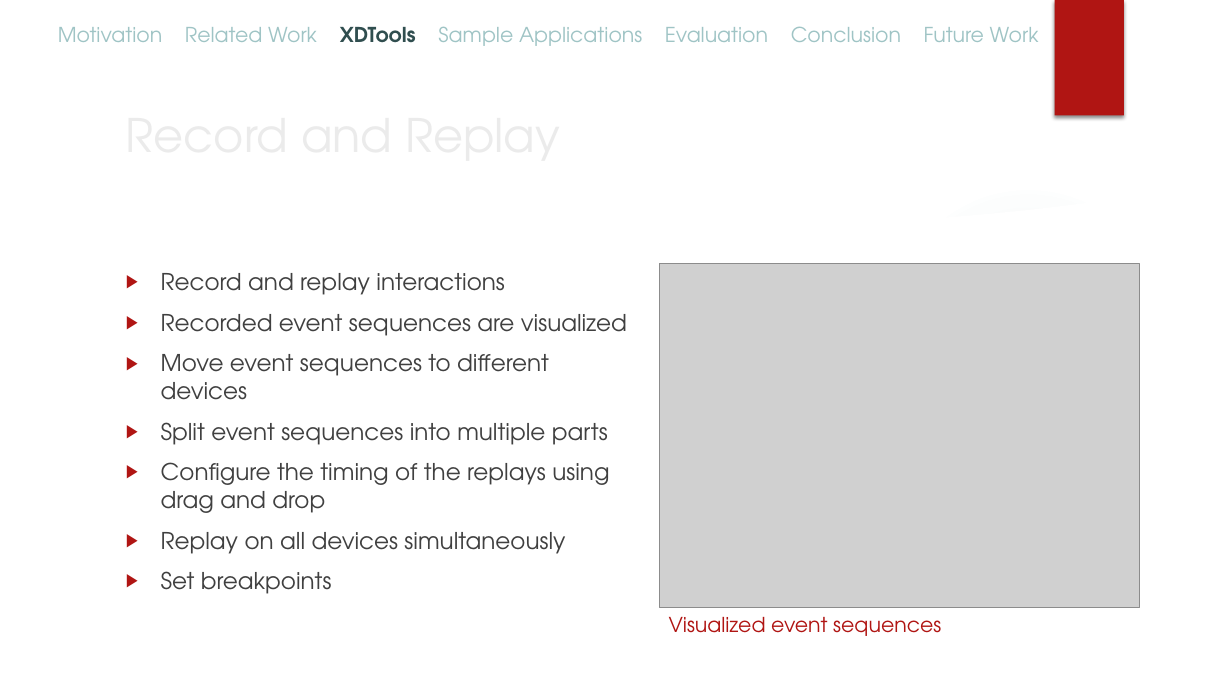
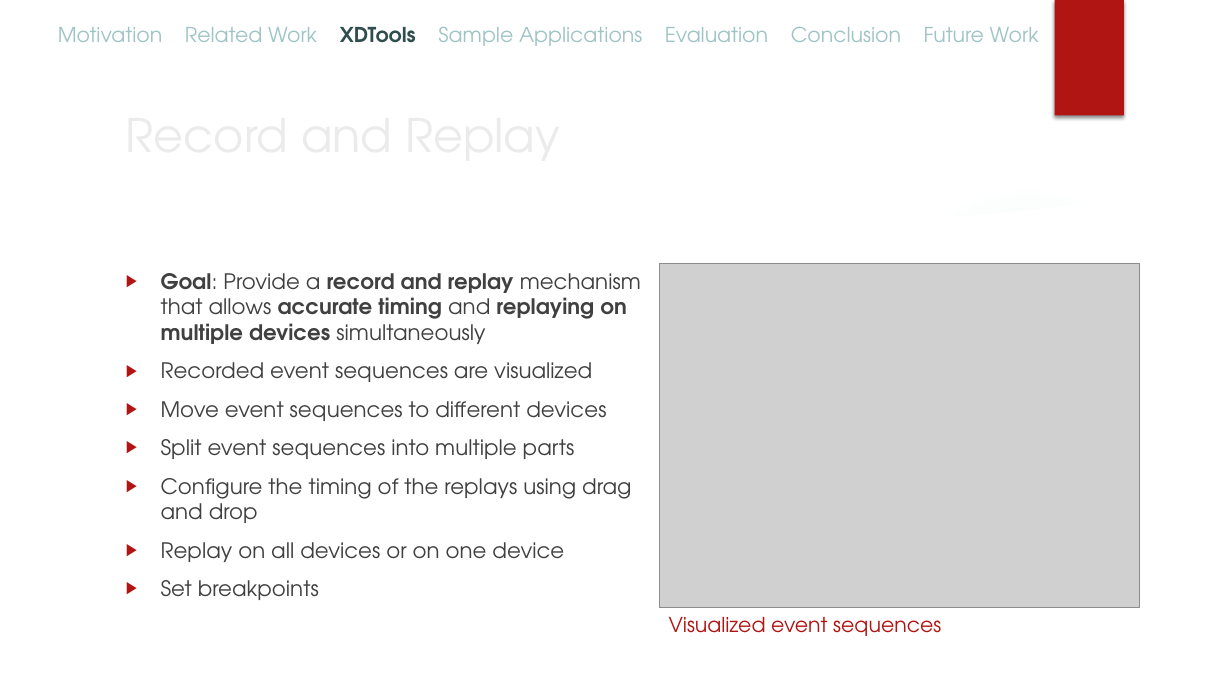
Before and after one commit to mhusm/XDTools, a slide deck: slide 12 of Presentations/Final/XDTools.pptx (slide 11 before the commit). Drawn at 1232x693 pixels with LibreOffice and Linux fonts; fonts in the diff are those of the drawing; grey boxes stand for pictures; background and template pictures are left out. Boxes give left, top, right and bottom in pixels: in the first picture for what was removed or moved away, otherwise in the second. Text is boxed around its words. In the diff, an @@ line names an element or a change of style, - is before the commit and + after.

```diff
--- a/Presentations/Final/XDTools.pptx
+++ b/Presentations/Final/XDTools.pptx
@@ text at bbox=[161, 273, 641, 344]: text changed; size 18 to 16.6 pt; bold on @@
-▶ Record and replay interactions
+▶ Goal: Provide a record and replay mechanism that allows accurate timing and replaying on multiple devices simultaneously
@@ text at bbox=[161, 362, 631, 600]: size 18 to 16.6 pt in "Recorded event sequences are visualized", "Move event sequences to different devices", "Split event sequences into multiple parts", "Configure the timing of the replays using ..." and 1 more places @@
@@ text at bbox=[161, 542, 564, 562]: text changed; size 18 to 16.6 pt @@
-▶ Replay on all devices simultaneously
+▶ Replay on all devices or on one device
```
Also in this commit, not shown: 16 other slides changed, 2 slides added.
